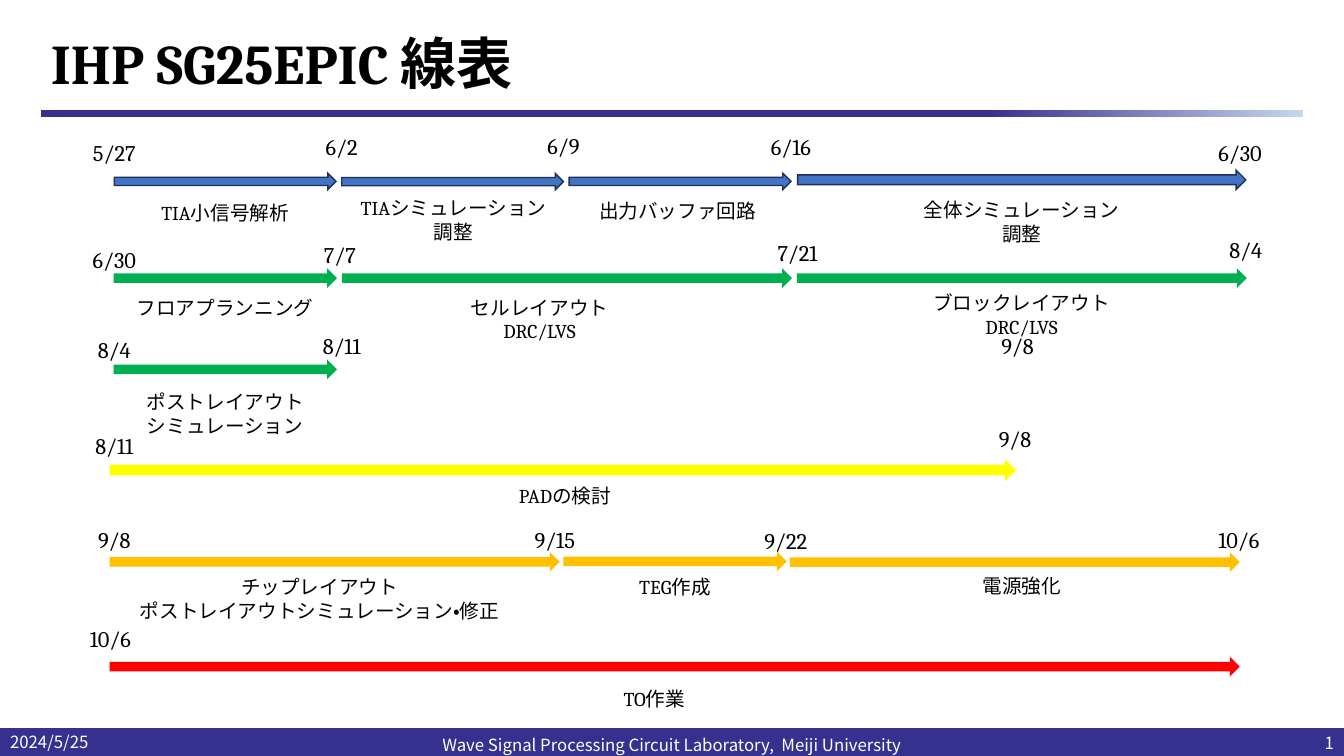
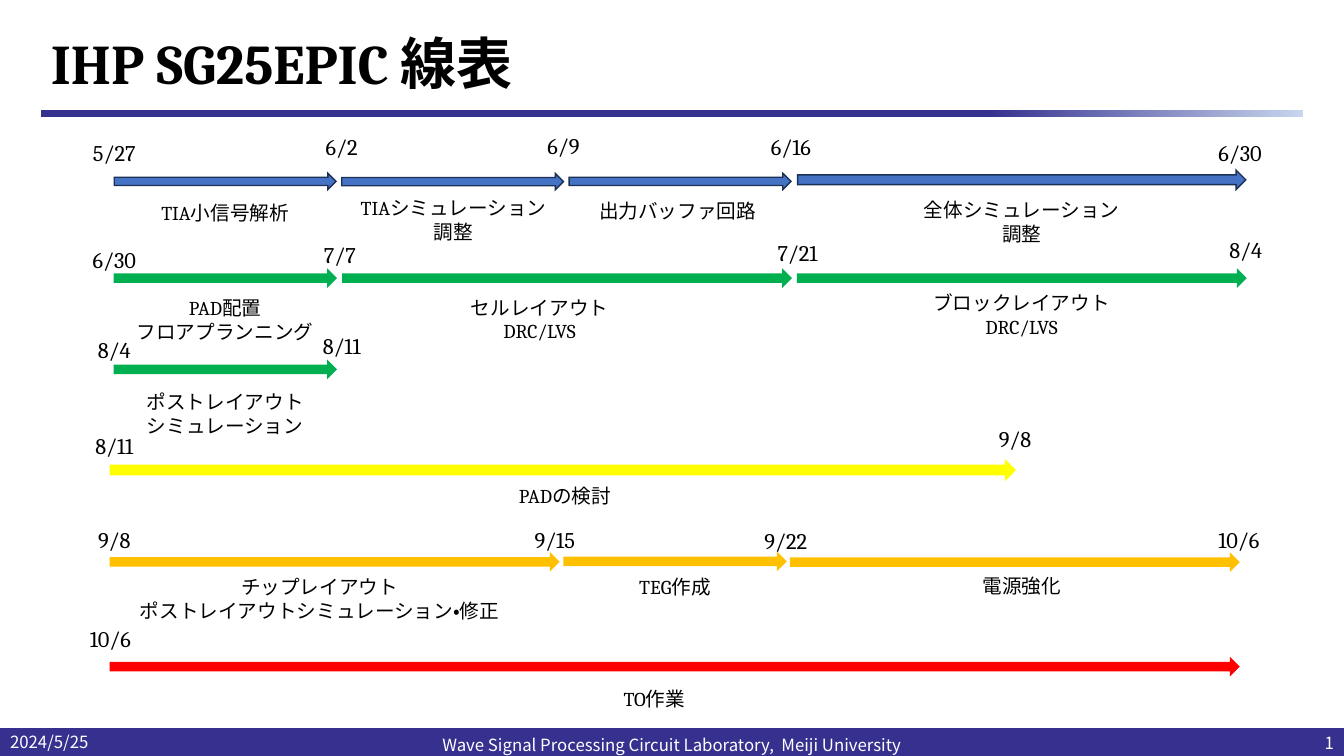
Before and after one commit to kjm-desktop10400/reserch, a slide deck: slide 1 of IHP_2024/IHPSG25EPIC線表_小島.pptx. Drawn at 1344x756 pixels with LibreOffice and Linux fonts; fonts in the diff are those of the drawing; background and template pictures are left out. Boxes give left, top, right and bottom in pixels: in the first picture for what was removed or moved away, otherwise in the second. Text is boxed around its words. In the diff, an @@ line names an element or a change of style, - is before the commit and + after.

```diff
--- a/IHP_2024/IHPSG25EPIC線表_小島.pptx
+++ b/IHP_2024/IHPSG25EPIC線表_小島.pptx
@@ text at (189, 299, 261, 317): paragraph added @@
+PAD配置
@@ text removed at (1001, 333, 1033, 357) @@
-9/8
```
Also in this commit, not shown: 8 other files.
